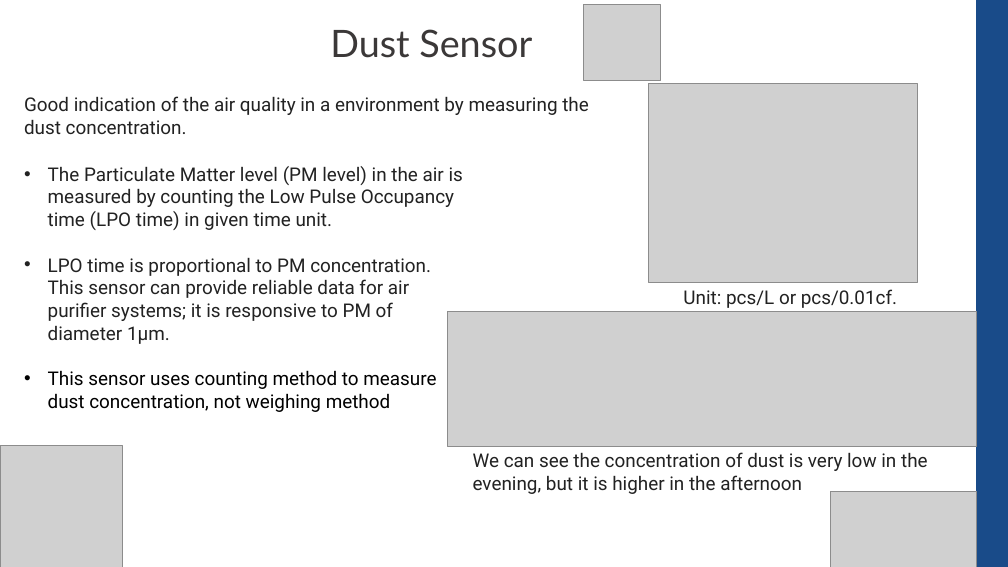
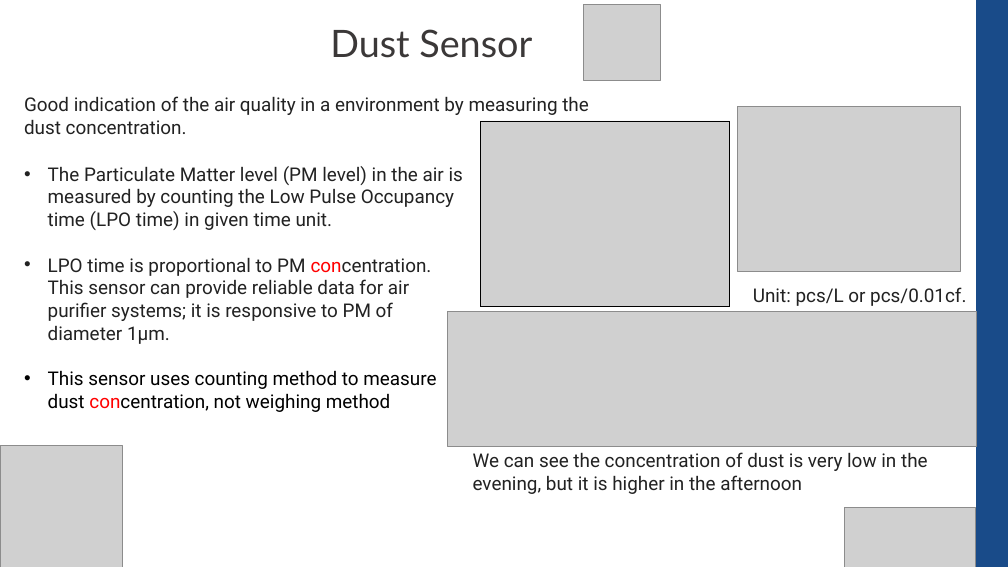
Before and after one commit to CompEng0001/IoT-and-Our-Schools-Environments-for-Education, a slide deck: slide 7 of Lessons/Sensors_101.pptx. Drawn at 1008x567 pixels with LibreOffice and Linux fonts; fonts in the diff are those of the drawing; grey boxes stand for pictures. Boxes give left, top, right and bottom in pixels: in the first picture for what was removed or moved away, otherwise in the second. Text is boxed around its words. In the diff, an @@ line names an element or a change of style, - is before the commit and + after.

Commit message:
Content Added
I have added equations to support the more complex sensor, such as the dust concentration equation and the MQ5 gas equations

```diff
--- a/Lessons/Sensors_101.pptx
+++ b/Lessons/Sensors_101.pptx
@@ picture: place and size @@
-picture at <box>648,84,917,283</box>
+picture at <box>738,107,961,271</box>
@@ picture added at <box>480,121,730,307</box> @@
@@ text at <box>48,258,436,412</box>: text colour #222222 to #FF0000 in "concentration."; text colour #000000 to #FF0000 in "concentration," @@
@@ text "Unit: pcs/L or pcs/0.01cf.": place and size @@
-text "Unit: pcs/L or pcs/0.01cf." at <box>683,289,897,308</box>
+text "Unit: pcs/L or pcs/0.01cf." at <box>753,287,966,306</box>
@@ picture: place and size @@
-picture at <box>830,492,977,567</box>
+picture at <box>845,507,975,567</box>
```
Also in this commit, not shown: 9 other slides changed.
